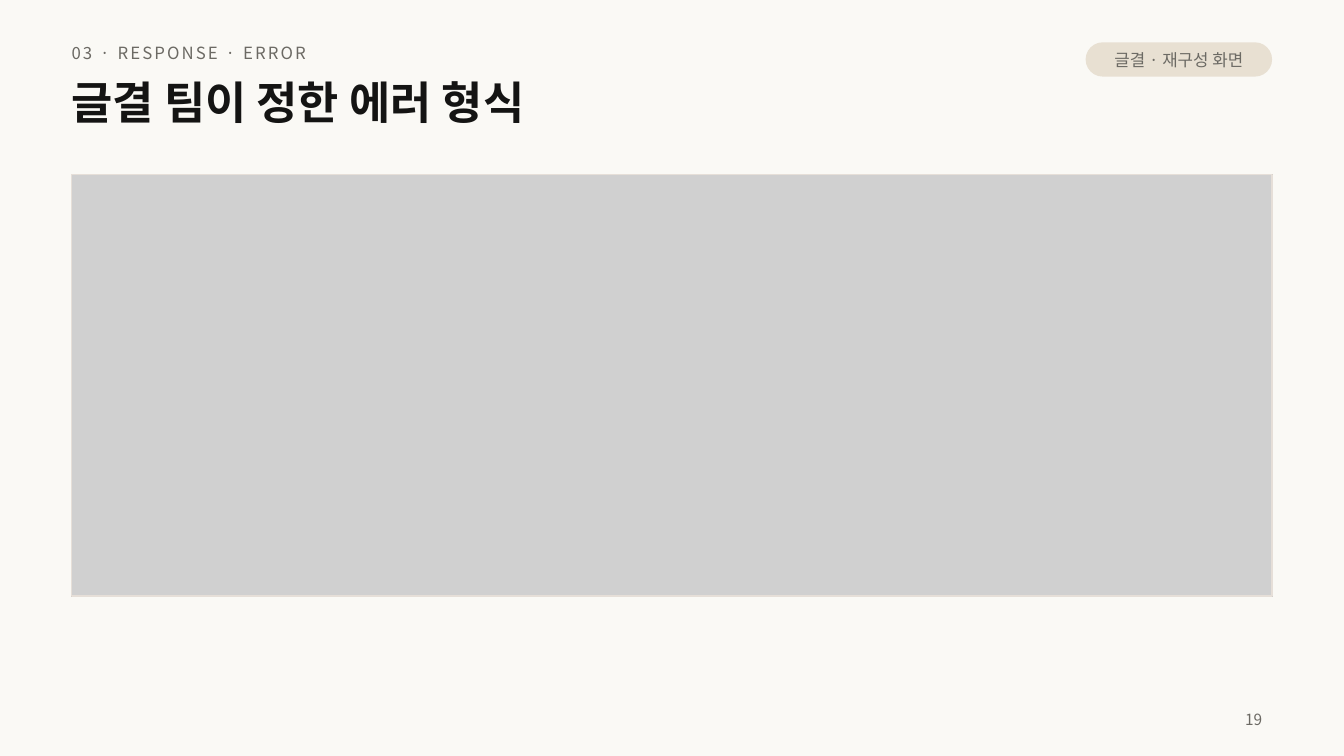
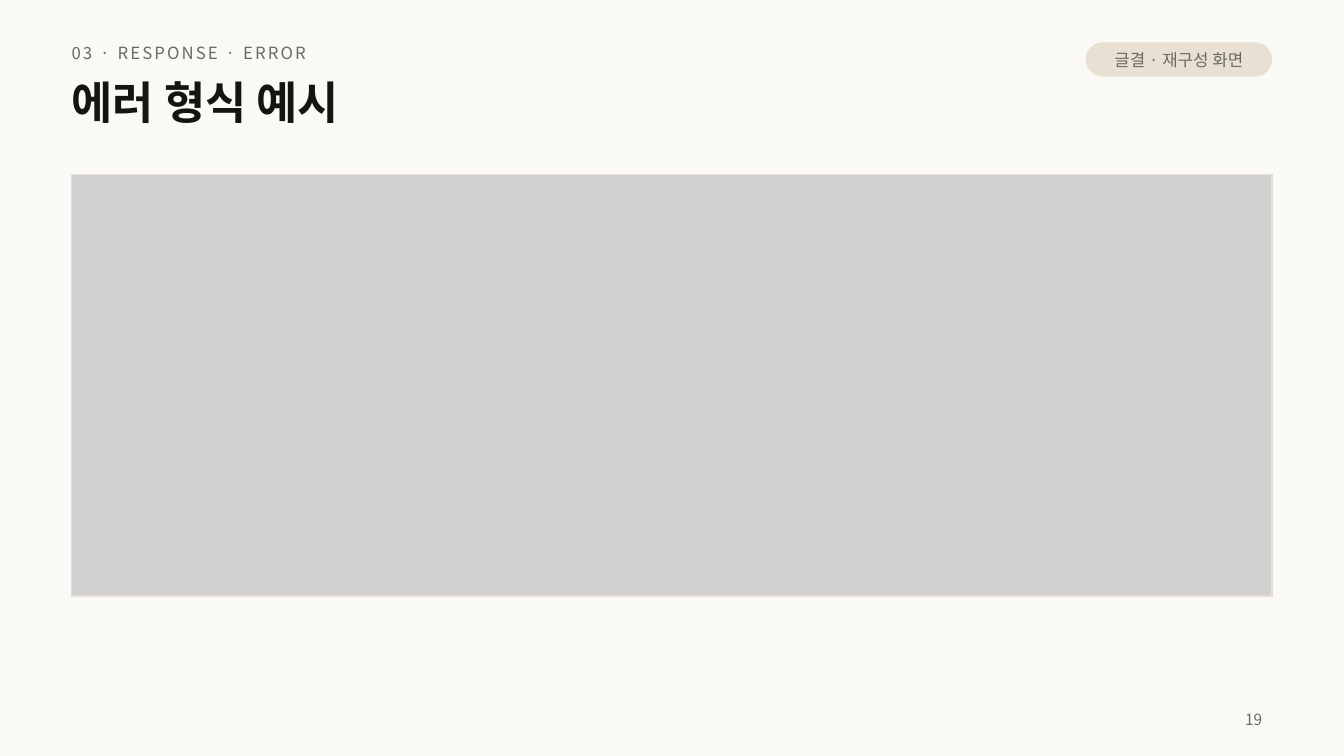
Before and after one commit to home-blog/docs-RESTful, a slide deck: slide 19 of 발표/RESTful-API-설계.pptx. Drawn at 1344x756 pixels with LibreOffice and Linux fonts; fonts in the diff are those of the drawing; grey boxes stand for pictures. Boxes give left, top, right and bottom in pixels: in the first picture for what was removed or moved away, otherwise in the second. Text is boxed around its words. In the diff, an @@ line names an element or a change of style, - is before the commit and + after.

```diff
--- a/발표/RESTful-API-설계.pptx
+++ b/발표/RESTful-API-설계.pptx
@@ title at (72, 81, 339, 123): text changed @@
-글결 팀이 정한 에러 형식
+에러 형식 예시
```
Also in this commit, not shown: 15 other slides changed, 2 other files.
